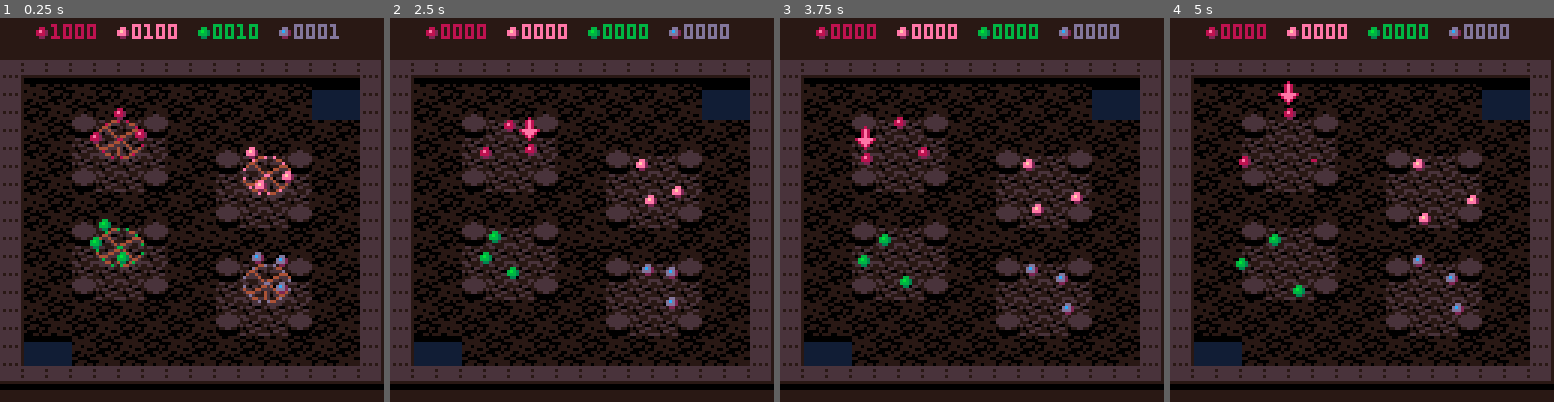
Above: before the commit, frames 1-4 (left to right).
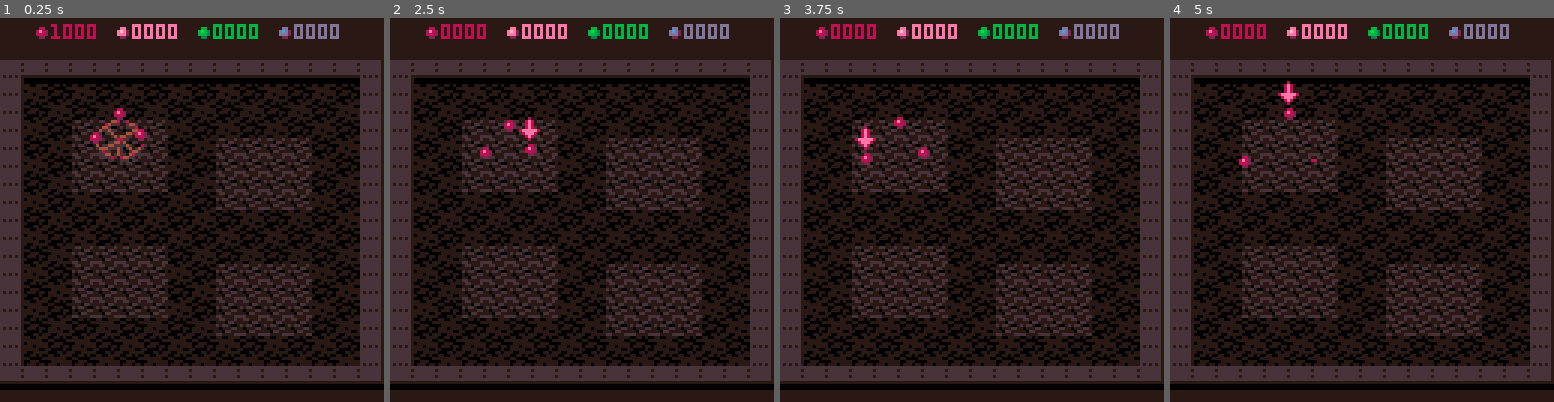
Above: after the commit, the same moments.

Repository: erwinbonsma/WhereToRootPico8
Game: PICO-8 cartridge wheretoroot.p8
Same seed, same stepped clock (60 frames per second), same inputs: the game is played once before the commit and once after it.
Inputs:
- Up to frame 1 (0.25 s): no input
- Up to frame 2 (2.5 s): tap X (X key) at 0.33, 1.07, 1.85 s; hold Right 1.6-2.1 s; hold Up 2.15-2.42 s; hold Right from 2.47 s (still down)
- Up to frame 3 (3.75 s): tap X (X key) at 2.97 s; release Right at 3.03 s; hold Left 3.08-3.58 s; hold Down from 3.63 s (still down)
- Up to frame 4 (5 s): release Down at 3.97 s; hold Right 4.02-4.68 s; tap X (X key) at 4.08 s; hold Up from 4.73 s (still down)

The runs differ from the first frame. In frame 1, 11% of the frame differs, in the area x 6-94%, y 1-91%; in frame 2, 9.4%; in frame 3, 9.4%; in frame 4, 9.4%.

Commit message:
Create levels from level definition

Diff:
--- a/wheretoroot.p8
+++ b/wheretoroot.p8
@@ -18,23 +18,39 @@
 max_growrate=0.05/frate
 
 families={
- {x=39,y=39,p={
+ {p={
   --red
   [6]=8,[5]=2,[7]=14
  }},
- {x=88,y=55,p={
+ {p={
   --pink
   [6]=14,[5]=2,[7]=15
  }},
- {x=39,y=87,p={
+ {p={
   --green
   [6]=10,[5]=3,[7]=11
  }},
- {x=88,y=103,p={
+ {p={
   --blue
   [6]=13,[5]=2,[7]=12
  }}
 }
+
+level_defs={{
+ name="basic",
+ data={
+  mapdef={16,0},
+  goals={{3,3,4,4},{3,10,4,4},{9,4,4,4},{9,11,4,4}},
+  plyrs={{39,39}}
+ }
+},{
+ name="test",
+ data={
+  mapdef={0,0},
+  goals={{3,3,4,4},{9,5,4,4},{3,9,4,4},{9,11,4,4}},
+  plyrs={{39,39},{88,55},{39,87},{88,103}}
+ }
+}}
 
 --sprite flags
 flag_goal=0
@@ -331,8 +347,8 @@
 )
  if (self.mx==nil) return true
 
- local mx=self.mx+flr(x/cellsz)
- local my=self.my+flr(y/cellsz)
+ local mx=flr(x/cellsz)
+ local my=flr(y/cellsz)
 
  for dx=-1,1 do
   for dy=-1,1 do
@@ -450,10 +466,32 @@
  return unit
 end
 
+function cellgrid:draw()
+ assert(self.mx!=nil)
+ local drawunit=nil
+ for row=0,17 do
+  palt(7,true)
+  palt(0,false)
+  map(
+   self.mx,self.my+row,
+   0,row*6-2,16,1
+  )
+  pal(0)
+
+  drawunit=self:draw_units(
+   drawunit,(row+1)*cellsz
+  )
+ end
+end
+
 --creates a function that checks
 --if a grid cell coordinate is
 --inside a given rectangle
-function rectgoal(x0,y0,w,h)
+function rectgoal(args)
+ local x0=args[1]
+ local y0=args[2]
+ local w=args[3]
+ local h=args[4]
  return function(x,y)
   return (
    x>=x0 and x<x0+w and
@@ -1286,26 +1324,31 @@
 
 function _init()
  local lowrez=false
-
- goal=areagoal:new({
-  rectgoal(3,3,4,4),
-  rectgoal(9,5,4,4),
-  rectgoal(3,9,4,4),
-  rectgoal(9,11,4,4),
+ local ld=level_defs[1].data
+
+ areas={}
+ for args in all(ld.goals) do
+  add(areas,rectgoal(args))
+ end
+ goal=areagoal:new(areas)
+ grid=cellgrid:new({
+  mx=ld.mapdef[1],
+  my=ld.mapdef[2]
  })
- grid=cellgrid:new(
-  {mx=0,my=0}
- )
  grid:add_observer(goal)
  hgrid=cellgrid:new()
+
  players={}
- for f in all(families) do
-  t=tree:new(f.x,f.y,{family=f})
+ for i,p in pairs(ld.plyrs) do
+  local f=families[i]
+  local t=tree:new(
+   p[1],p[2],{family=f}
+  )
   grid:add(t)
   t.age=0.9
 
   local plyr={family=f}
-  if #players==0 then
+  if i==1 then
    plyr=hplayer:new(plyr)
   else
    plyr=cplayer:new(plyr)
@@ -1351,17 +1394,7 @@
  cls(1)
 
  --draw map and units on ground
- local drawunit=nil
- for row=0,17 do
-  palt(7,true)
-  palt(0,false)
-  map(0,row,0,row*6-2,16,1)
-  pal(0)
-
-  drawunit=grid:draw_units(
-   drawunit,(row+1)*cellsz
-  )
- end
+ grid:draw()
 
  --draw tree tops
  grid:visit_units(draw_treetop)
@@ -1632,21 +1665,21 @@
 0000000000000000000000000000000000000000000000000000000000000000000000000000000000000000000000000000000000000000000000000000000000000104040000000202020202000000000000000000000000000000000000000000000000000000000000000000000000000000000000000000040402020202
 0000000000000000000000000000000000000000000000000000000000000000000000000000000000000000000000000000000000000000000000000000000000000000000000000000000000000000000000000000000000000000000000000000000000000000000000000000000000000000000000000000000000000000
 __map__
-4c49494949494949494949494949494a00000000000000000000000000000000000000000000000000000000000000000000000000000000000000000000000000000000000000000000000000000000000000000000000000000000000000000000000000000000000000000000000000000000000000000000000000000000
-4a40414041404140414041404143434a00000000000000000000000000000000000000000000000000000000000000000000000000000000000000000000000000000000000000000000000000000000000000000000000000000000000000000000000000000000000000000000000000000000000000000000000000000000
-4a41404140414041404140414044444a00000000000000000000000000000000000000000000000000000000000000000000000000000000000000000000000000000000000000000000000000000000000000000000000000000000000000000000000000000000000000000000000000000000000000000000000000000000
-4a40414842424840414041404140414a00000000000000000000000000000000000000000000000000000000000000000000000000000000000000000000000000000000000000000000000000000000000000000000000000000000000000000000000000000000000000000000000000000000000000000000000000000000
-4a41404242424241404140414041404a00000000000000000000000000000000000000000000000000000000000000000000000000000000000000000000000000000000000000000000000000000000000000000000000000000000000000000000000000000000000000000000000000000000000000000000000000000000
-4a40414242424240414842424840414a00000000000000000000000000000000000000000000000000000000000000000000000000000000000000000000000000000000000000000000000000000000000000000000000000000000000000000000000000000000000000000000000000000000000000000000000000000000
-4a41404842424841404242424241404a00000000000000000000000000000000000000000000000000000000000000000000000000000000000000000000000000000000000000000000000000000000000000000000000000000000000000000000000000000000000000000000000000000000000000000000000000000000
-4a40414041404140414242424240414a00000000000000000000000000000000000000000000000000000000000000000000000000000000000000000000000000000000000000000000000000000000000000000000000000000000000000000000000000000000000000000000000000000000000000000000000000000000
-4a41404140414041404842424841404a00000000000000000000000000000000000000000000000000000000000000000000000000000000000000000000000000000000000000000000000000000000000000000000000000000000000000000000000000000000000000000000000000000000000000000000000000000000
-4a40414842424840404041404140414a00000000000000000000000000000000000000000000000000000000000000000000000000000000000000000000000000000000000000000000000000000000000000000000000000000000000000000000000000000000000000000000000000000000000000000000000000000000
-4a41404242424241414140414041404a00000000000000000000000000000000000000000000000000000000000000000000000000000000000000000000000000000000000000000000000000000000000000000000000000000000000000000000000000000000000000000000000000000000000000000000000000000000
-4a40414242424240414842424840414a00000000000000000000000000000000000000000000000000000000000000000000000000000000000000000000000000000000000000000000000000000000000000000000000000000000000000000000000000000000000000000000000000000000000000000000000000000000
-4a41404842424841404242424241404a00000000000000000000000000000000000000000000000000000000000000000000000000000000000000000000000000000000000000000000000000000000000000000000000000000000000000000000000000000000000000000000000000000000000000000000000000000000
-4a40414041404140414242424240414a00000000000000000000000000000000000000000000000000000000000000000000000000000000000000000000000000000000000000000000000000000000000000000000000000000000000000000000000000000000000000000000000000000000000000000000000000000000
-4a41404140414041404842424841404a00000000000000000000000000000000000000000000000000000000000000000000000000000000000000000000000000000000000000000000000000000000000000000000000000000000000000000000000000000000000000000000000000000000000000000000000000000000
-4a43434041404140414041404140414a00000000000000000000000000000000000000000000000000000000000000000000000000000000000000000000000000000000000000000000000000000000000000000000000000000000000000000000000000000000000000000000000000000000000000000000000000000000
-4a44444140414041404140414041404a00000000000000000000000000000000000000000000000000000000000000000000000000000000000000000000000000000000000000000000000000000000000000000000000000000000000000000000000000000000000000000000000000000000000000000000000000000000
-4949494949494949494949494949494b00000000000000000000000000000000000000000000000000000000000000000000000000000000000000000000000000000000000000000000000000000000000000000000000000000000000000000000000000000000000000000000000000000000000000000000000000000000
+4c49494949494949494949494949494a4c49494949494949494949494949494a000000000000000000000000000000000000000000000000000000000000000000000000000000000000000000000000000000000000000000000000000000000000000000000000000000000000000000000000000000000000000000000000
+4a40414041404140414041404143434a4a40414041404140414041404140414a000000000000000000000000000000000000000000000000000000000000000000000000000000000000000000000000000000000000000000000000000000000000000000000000000000000000000000000000000000000000000000000000
+4a41404140414041404140414044444a4a41404140414041404140414041404a000000000000000000000000000000000000000000000000000000000000000000000000000000000000000000000000000000000000000000000000000000000000000000000000000000000000000000000000000000000000000000000000
+4a40414842424840414041404140414a4a40414242424240414041404140414a000000000000000000000000000000000000000000000000000000000000000000000000000000000000000000000000000000000000000000000000000000000000000000000000000000000000000000000000000000000000000000000000
+4a41404242424241404140414041404a4a41404242424241404242424241404a000000000000000000000000000000000000000000000000000000000000000000000000000000000000000000000000000000000000000000000000000000000000000000000000000000000000000000000000000000000000000000000000
+4a40414242424240414842424840414a4a40414242424240414242424240414a000000000000000000000000000000000000000000000000000000000000000000000000000000000000000000000000000000000000000000000000000000000000000000000000000000000000000000000000000000000000000000000000
+4a41404842424841404242424241404a4a41404242424241404242424241404a000000000000000000000000000000000000000000000000000000000000000000000000000000000000000000000000000000000000000000000000000000000000000000000000000000000000000000000000000000000000000000000000
+4a40414041404140414242424240414a4a40414041404140414242424240414a000000000000000000000000000000000000000000000000000000000000000000000000000000000000000000000000000000000000000000000000000000000000000000000000000000000000000000000000000000000000000000000000
+4a41404140414041404842424841404a4a41404140414041404140414041404a000000000000000000000000000000000000000000000000000000000000000000000000000000000000000000000000000000000000000000000000000000000000000000000000000000000000000000000000000000000000000000000000
+4a40414842424840404041404140414a4a40414041404140414041404140414a000000000000000000000000000000000000000000000000000000000000000000000000000000000000000000000000000000000000000000000000000000000000000000000000000000000000000000000000000000000000000000000000
+4a41404242424241414140414041404a4a41404242424241404140414041404a000000000000000000000000000000000000000000000000000000000000000000000000000000000000000000000000000000000000000000000000000000000000000000000000000000000000000000000000000000000000000000000000
+4a40414242424240414842424840414a4a40414242424240414242424240414a000000000000000000000000000000000000000000000000000000000000000000000000000000000000000000000000000000000000000000000000000000000000000000000000000000000000000000000000000000000000000000000000
+4a41404842424841404242424241404a4a41404242424241404242424241404a000000000000000000000000000000000000000000000000000000000000000000000000000000000000000000000000000000000000000000000000000000000000000000000000000000000000000000000000000000000000000000000000
+4a40414041404140414242424240414a4a40414242424240414242424240414a000000000000000000000000000000000000000000000000000000000000000000000000000000000000000000000000000000000000000000000000000000000000000000000000000000000000000000000000000000000000000000000000
+4a41404140414041404842424841404a4a41404140414041404242424241404a000000000000000000000000000000000000000000000000000000000000000000000000000000000000000000000000000000000000000000000000000000000000000000000000000000000000000000000000000000000000000000000000
+4a43434041404140414041404140414a4a40414041404140414041404140414a000000000000000000000000000000000000000000000000000000000000000000000000000000000000000000000000000000000000000000000000000000000000000000000000000000000000000000000000000000000000000000000000
+4a44444140414041404140414041404a4a41404140414041404140414041404a000000000000000000000000000000000000000000000000000000000000000000000000000000000000000000000000000000000000000000000000000000000000000000000000000000000000000000000000000000000000000000000000
+4949494949494949494949494949494b4949494949494949494949494949494b000000000000000000000000000000000000000000000000000000000000000000000000000000000000000000000000000000000000000000000000000000000000000000000000000000000000000000000000000000000000000000000000
